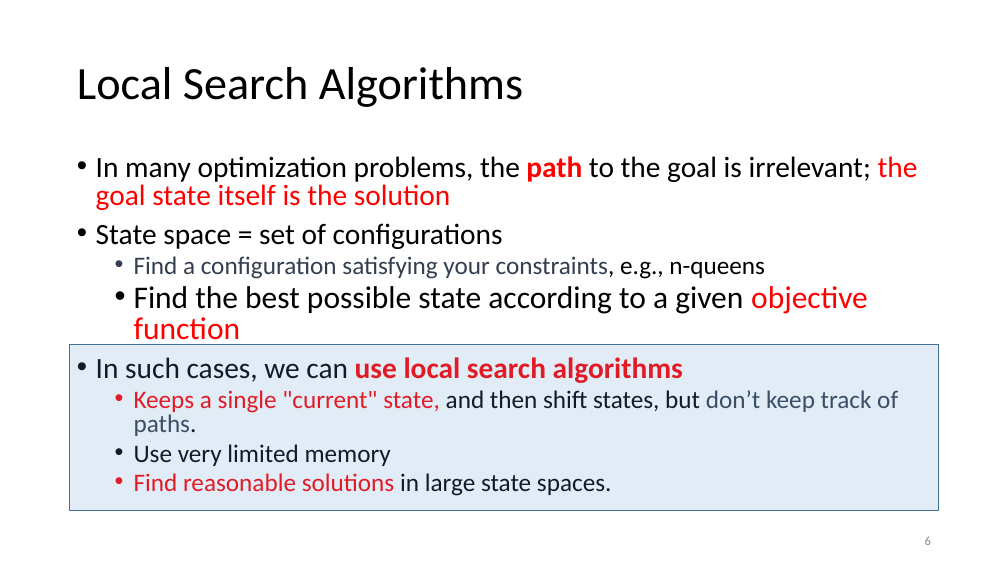
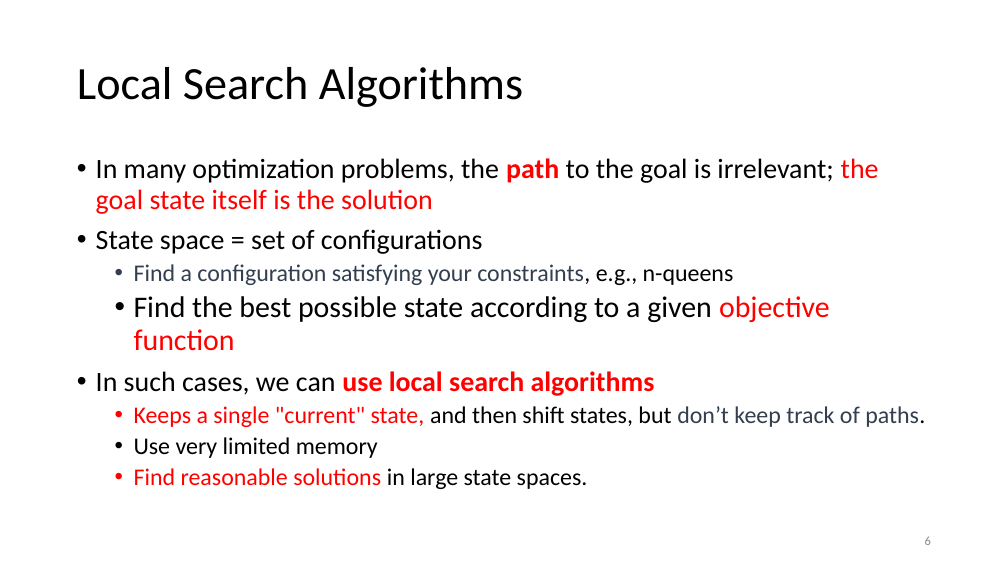
Before and after one commit to imranbuttcodes/SEMESTER_5, a slide deck: slide 6 of Artificial Intelligence/Course Material/Lec_08_Local Search.pptx. Drawn at 1008x567 pixels with LibreOffice and Linux fonts; fonts in the diff are those of the drawing. Boxes give left, top, right and bottom in pixels: in the first picture for what was removed or moved away, otherwise in the second. Text is boxed around its words. In the diff, an @@ line names an element or a change of style, - is before the commit and + after.

```diff
--- a/Artificial Intelligence/Course Material/Lec_08_Local Search.pptx
+++ b/Artificial Intelligence/Course Material/Lec_08_Local Search.pptx
@@ text "In many optimization problems, the ..." at (x1=96, y1=158, x2=925, y2=489): size 28 to 26.6 pt in "In many optimization problems, the path to ...", "State space = set of configurations", "In such cases, we can use local ..."; size 24 to 22.8 pt in "Find a configuration satisfying your constraints, e.g., ...", "Keeps a single "current" state, and then ...", "Use very limited memory", "Find reasonable solutions in large state spaces."; size 30 to 28.5 pt in "Find the best possible state according to ..."; line spacing 0.8 to 0.9 @@
@@ rectangle removed at (x1=70, y1=344, x2=939, y2=510) @@
```
Also in this commit, not shown: 32 other slides changed, 9 other files.
